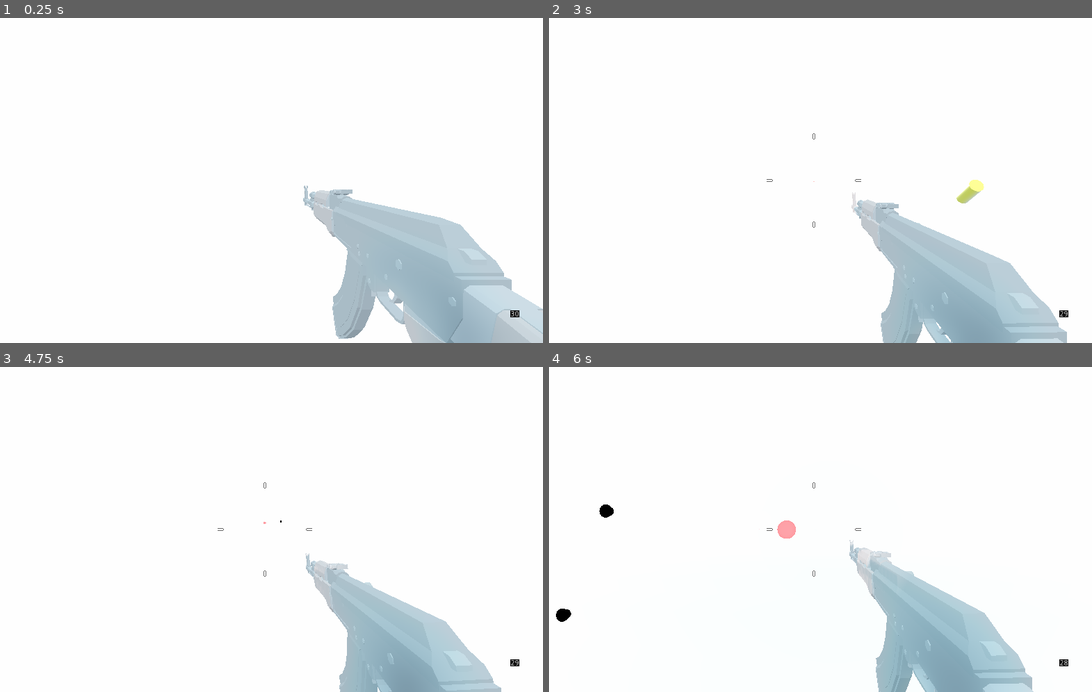
Above: before the commit, frames 1-4 (two rows, left to right).
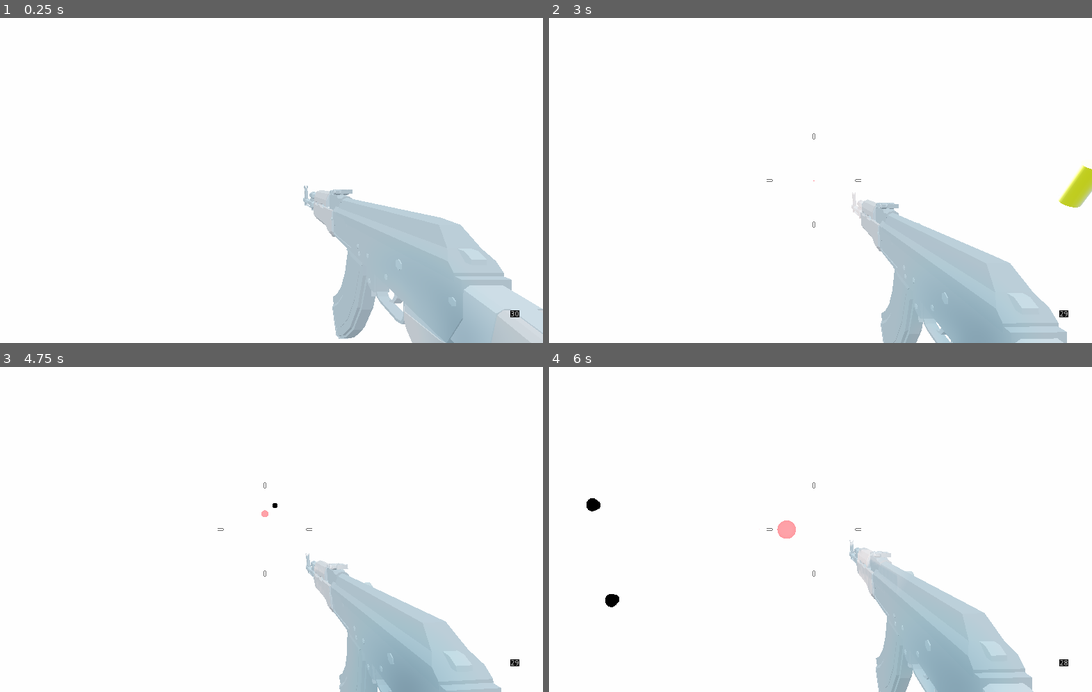
Above: after the commit, the same moments.

Repository: xypine/Godot-SDF
Game: Godot game, scene res://Spatial.tscn
Same seed, same stepped clock (60 frames per second), same inputs: the game is played once before the commit and once after it.
Inputs (mouse positions are in pixels of both pictures, inside the frame that each line leads up to):
- Up to frame 1 (0.25 s): no input
- Up to frame 2 (3 s): tap Enter at 0.5 s; move the mouse to (842, 180) at 0.52 s; hold Z 0.53-1.28 s; hold W from 0.53 s (still down); click (842, 180) at 0.67 s; tap Space at 0.77, 1.52 s; move the mouse to (787, 180) at 1.27 s; tap Shift at 1.35 s; move the mouse to (825, 174) at 2.02 s; hold Q 2.03-2.78 s; move the mouse to (809, 187) at 2.77 s; tap Ctrl at 2.85 s; click (809, 187) at 2.92 s
- Up to frame 3 (4.75 s): keep holding W; tap Space at 3.02, 3.77, 4.52 s; move the mouse to (304, 532) at 3.52 s; hold C 3.53-4.28 s; move the mouse to (222, 526) at 4.27 s; tap F at 4.35 s
- Up to frame 4 (6 s): move the mouse to (820, 529) at 5.02 s; hold E 5.03-5.78 s; click (820, 529) at 5.17 s; move the mouse to (793, 523) at 5.77 s; release W at 5.78 s; hold D from 5.78 s (still down); tap G at 5.85 s

The runs differ from the first frame. In frame 2, 0.7% of the frame differs, in the area x 48-100%, y 45-62%; in frame 3, less than 0.1%; in frame 4, 0.3%.

Commit message:
2. reflections

Diff:
--- a/Spatial.tscn
+++ b/Spatial.tscn
@@ -11,7 +11,7 @@
 shader_param/doRepeat = false
 shader_param/debugNormal = false
 shader_param/sunpos = Vector3( 0.9, 1, 0.7 )
-shader_param/s1 = Vector3( 0.372661, 0.436689, -4.71462 )
+shader_param/s1 = Vector3( -4.40899, 0.436689, -5.60859 )
 shader_param/s1s = 0.5
 shader_param/s1b = true
 shader_param/s2 = Vector3( 0, -5.5864, 0 )
@@ -76,7 +76,7 @@
 depth = 1.0
 
 [node name="Player" parent="CSGBox" instance=ExtResource( 3 )]
-transform = Transform( -1, 0, -8.74228e-08, 0, 1, 0, 8.74228e-08, 0, -1, 0.372661, 0.936689, -4.71462 )
+transform = Transform( -1, 0, -8.74228e-08, 0, 1, 0, 8.74228e-08, 0, -1, -4.40899, 0.936689, -5.60859 )
 
 [node name="Spheres" type="Spatial" parent="CSGBox"]
 visible = false
--- a/raymarching.shader
+++ b/raymarching.shader
@@ -204,14 +204,30 @@
 			vec3 rp = (p + n*0.003) + reflect(rd, n) * reflection;
 			vec3 rn = GetNormal(rp);
 			float reflection2= RayMarch(rp + rn*0.003, reflect(refnorm, rn));
+			float refgi = RayMarch(rp + rn*0.003, upnorm);
+			if(refgi >= MAX_DIST){
+				refgi = 1.0;
+			}
+			if(reflection2 >= MAX_DIST){
+				//reflection2 = 1.0;
+			}
+			if(reflection2 < 0.0){
+				reflection2 = 0.0;
+			}
 			//
-			col = (n).rgb;
 			col = p;
 			col = vec3(.6, .9, 1.0);
 			col *= clamp(1.0+(float(steps)*0.0125*0.5), 1.0, 1.5);
 			float gi_f = (0.0 + (clamp( gi, 1.0, 100.0 )/ 100.0)) * 1.0;
 			col *= (col + vec3(gi_f))/2.0;
-			col -= clamp(vec3( (1.0 - (clamp( reflection, 0.1, 100.0 )/ 100.0)) *0.1 ), 0.0, 0.5); // Pass 1
+			//COL2
+			vec3 col2 = vec3(.6, .9, 1.0);
+			float refgi_f = (0.0 + (clamp( refgi, 1.0, 100.0 )/ 100.0)) * 1.0;
+			col2 *= (col2 + vec3(refgi_f))/1.0;
+			col2 += (vec3(clamp(reflection2, 0.0, 100.0))*col2)/100.0;
+			//END COL2
+			col += (vec3(clamp(reflection, 0.0, 100.0))*col2)/50.0;
+//			col -= clamp(vec3( (1.0 - (clamp( reflection, 0.1, 100.0 )/ 100.0)) *0.1 ), 0.0, 0.5); // Pass 1
 	//		col -= vec3( (1.0 - (clamp( reflection2, 0.1, 1000.0 )/ 1000.0)) *0.1 ); // Pass 2
 			col += clamp(vec3(1.0, 1.0, 1.0) * (d/50.0), 0.0, 1.0); //fog
 	//		col *= (1.0-vec3( float(steps/MAX_STEPS) )); //"AO"
@@ -219,6 +235,7 @@
 	//		METALLIC = 1.0;
 	//		ROUGHNESS = 0.01 * (1.0 - fresnel);
 	//		col = (vec3(0.01, 0.03, 0.05) + (0.1 * fresnel)).rgb;
+			//col = vec3(reflection2);
 		}
 	}
 	ALBEDO = col;
